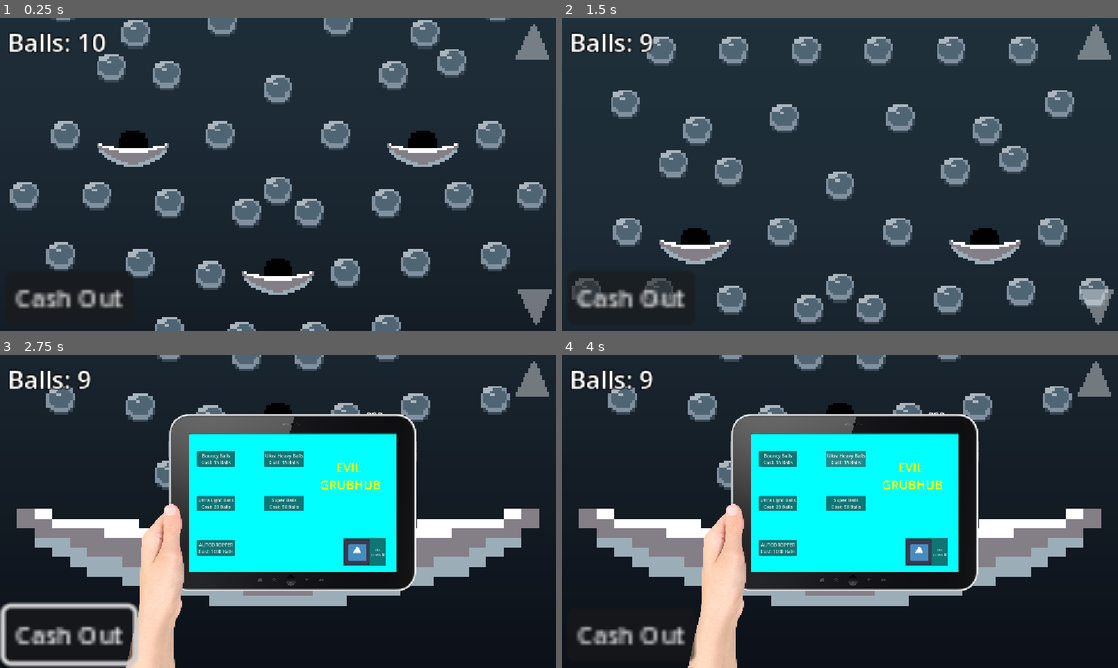
Above: before the commit, frames 1-4 (two rows, left to right).
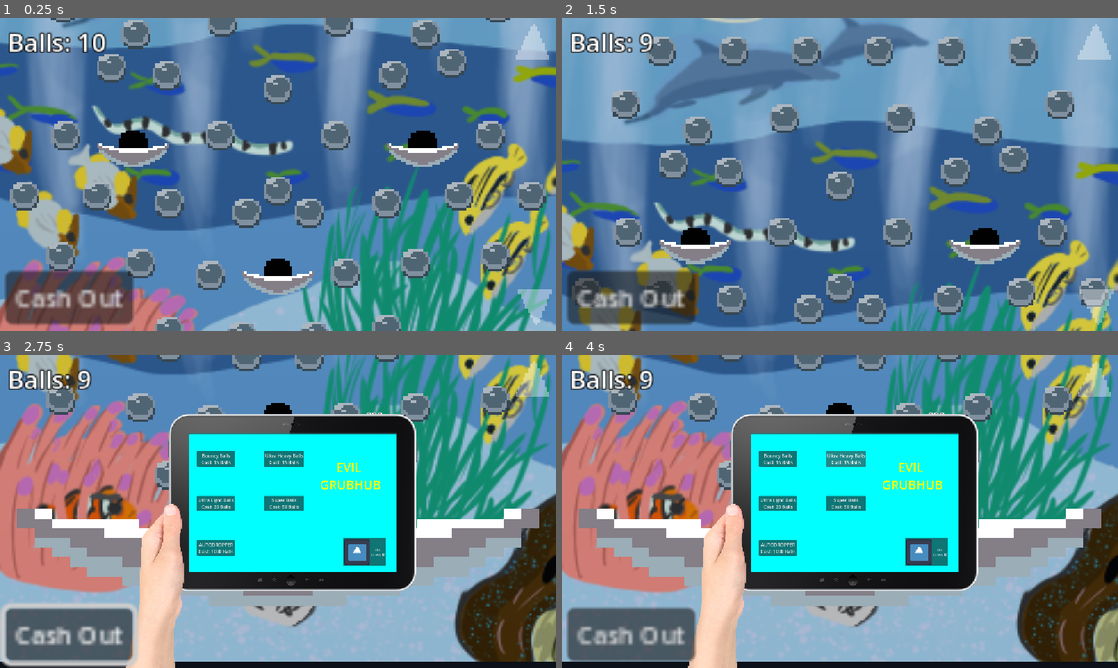
Above: after the commit, the same moments.

Repository: GunterJr/game-jam-sept
Game: Godot game, scene res://board/scenes/board.tscn
The game is run twice, just before and just after one commit, with the same random seed, the same clock (stepped at 60 frames per second) and the same inputs. This scene is started directly instead of the project's main scene. The engine's default icon, where the game draws it, is replaced by a stand-in: a white triangle on a blue panel in a dark square.
Inputs (mouse positions are in pixels of both pictures, inside the frame that each line leads up to):
- Up to frame 1 (0.25 s): no input
- Up to frame 2 (1.5 s): click "Cash Out" at 0.5 s; tap Enter (ui_accept) at 1.25 s; move the mouse to (962, 158) at 1.27 s; hold Up (up) from 1.28 s (still down); hold Space (drop_ball) from 1.28 s (still down); click (962, 158) at 1.42 s
- Up to frame 3 (2.75 s): tap Shift (shop_button) at 1.52, 2.27 s; move the mouse to (166, 527) at 2.02 s; release Up (up) at 2.03 s; release Space (drop_ball) at 2.03 s; hold Down (down) from 2.03 s (still down); tap Space (drop_ball) at 2.1 s
- Up to frame 4 (4 s): release Down (down) at 2.75 s; click "Bouncy Balls Cost: 15 Balls" at 2.75 s; click "Ultra Heavy Balls Cost: 15 Ba…" at 3.5 s

The runs differ from the first frame. In frame 1, 84% of the frame differs, in the area x 0-100%, y 0-100%; in frame 2, 85%; in frame 3, 58%; in frame 4, 59%.

Commit message:
add background

Diff:
--- a/board/scenes/board.tscn
+++ b/board/scenes/board.tscn
@@ -14,6 +14,7 @@
 [ext_resource type="Texture2D" uid="uid://b5npaex5fyhvb" path="res://board/sprites/arrow.png" id="10_bp0hc"]
 [ext_resource type="PackedScene" uid="uid://bfsf65qwtdrf0" path="res://shop_ui/shop.tscn" id="11_v32la"]
 [ext_resource type="AudioStream" uid="uid://sq53qkicsaks" path="res://board/sounds/Plinksomthing.mp3" id="12_3dy48"]
+[ext_resource type="Texture2D" uid="uid://cggrlmrulxr3c" path="res://board/sprites/fih_bg.png" id="14_thho2"]
 
 [sub_resource type="RectangleShape2D" id="RectangleShape2D_qdft7"]
 size = Vector2(31, 302)
@@ -361,5 +362,11 @@
 stream = ExtResource("12_3dy48")
 bus = &"Music"
 
+[node name="FihBg" type="Sprite2D" parent="." unique_id=465017629]
+self_modulate = Color(1, 1, 1, 0.8039216)
+z_index = -10
+scale = Vector2(0.75, 0.75)
+texture = ExtResource("14_thho2")
+
 [connection signal="button_down" from="CameraController/CashOut" to="CameraController/CashOut" method="_on_button_down"]
 [connection signal="body_entered" from="Hole" to="Hole" method="_on_body_entered"]
Binary file added: board/sprites/fih_bg.png
Not shown, added: board/sprites/fih_bg.png.import
